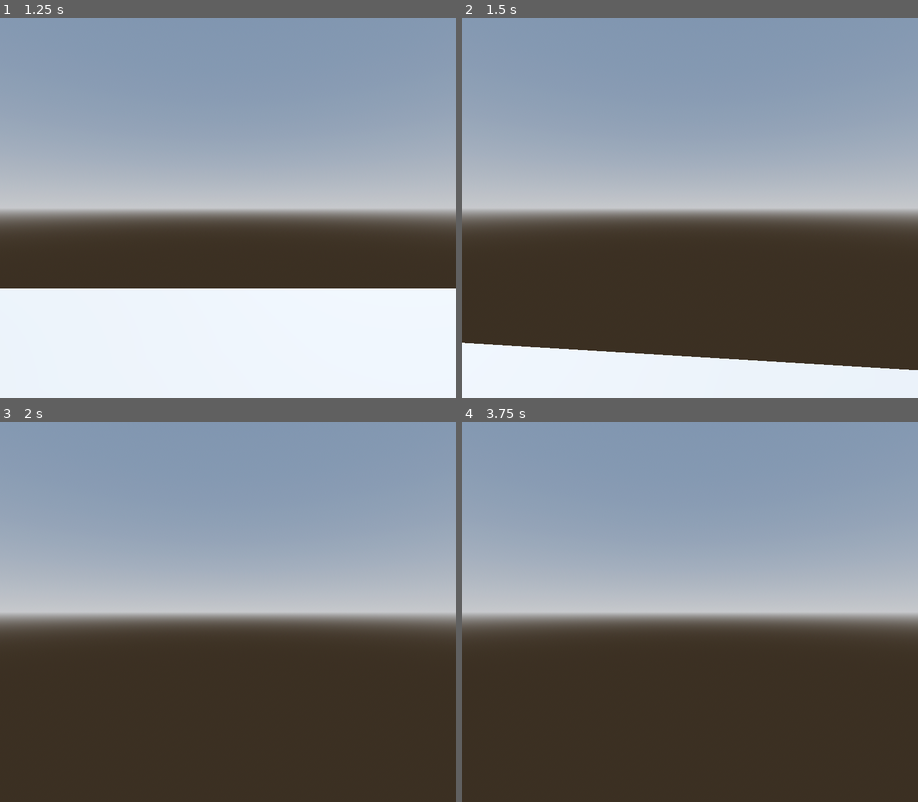
Above: before the commit, frames 1-4 (two rows, left to right).
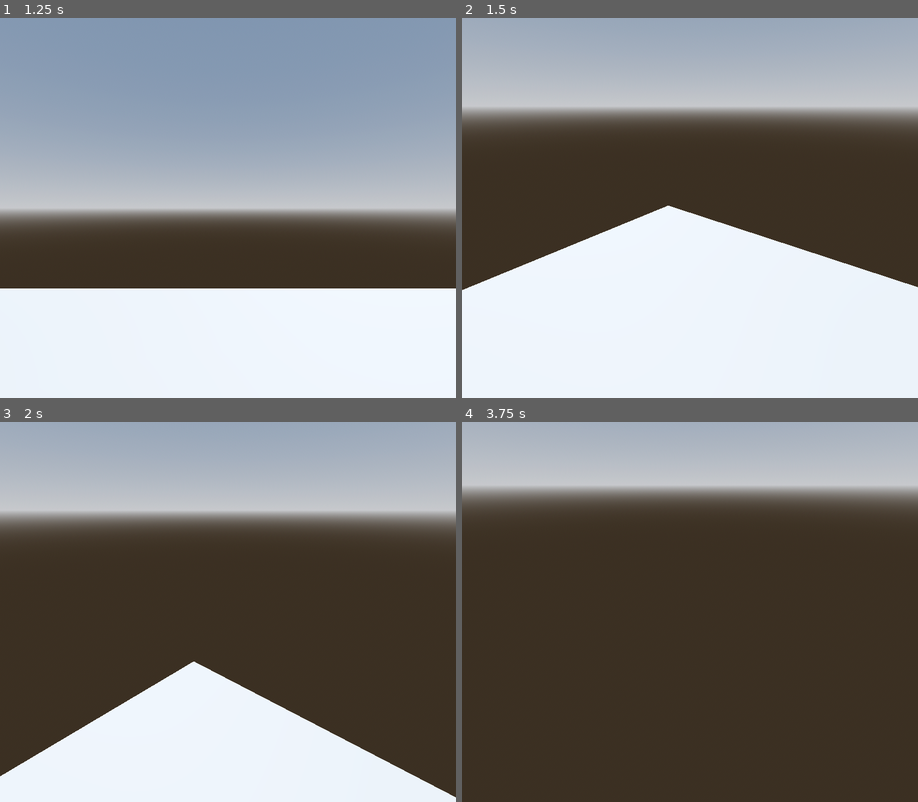
Above: after the commit, the same moments.

Repository: rgipsonhansen/Tunnel-Rat
Game: Godot game, scene res://main_screen.tscn
Same seed, same stepped clock (60 frames per second), same inputs: the game is played once before the commit and once after it.
Inputs (mouse positions are in pixels of both pictures, inside the frame that each line leads up to):
- Up to frame 1 (1.25 s): click "Play" at 0.5 s
- Up to frame 2 (1.5 s): tap Enter (ui_accept) at 1.25 s; move the mouse to (712, 208) at 1.27 s; hold W (forward) from 1.28 s (still down)
- Up to frame 3 (2 s): keep holding W (forward); tap Enter (ui_accept) at 1.52 s
- Up to frame 4 (3.75 s): keep holding W (forward); move the mouse to (667, 612) at 2.02 s; tap Enter (ui_accept) at 2.27, 2.75, 3.5 s; move the mouse to (699, 604) at 2.77 s; move the mouse to (685, 619) at 3.52 s

Frame 1 is identical in both runs. In frame 2, 81% of the frame differs, in the area x 0-100%, y 0-93%; in frame 3, 73%; in frame 4, 55%.

Commit message:
x and y axis head movement functionality

Diff:
--- a/player.gd
+++ b/player.gd
@@ -4,7 +4,7 @@
 
 const SPEED = 5.0
 const JUMP_VELOCITY = 4.5
-const MOUSE_SENS = 0.25
+const MOUSE_SENS = 0.15
 @export var turn_speed = 0.025
 # Get the gravity from the project settings to be synced with RigidBody nodes.
 var gravity = ProjectSettings.get_setting("physics/3d/default_gravity")
@@ -12,12 +12,12 @@
 func _ready():
 	Input.set_mouse_mode(Input.MOUSE_MODE_CAPTURED)
 
-#mouse movement on the y axis
+#mouse movement on the x,y axis
 func _input(event):
 	if event is InputEventMouseMotion:
 		rotate_y(deg_to_rad(-event.relative.x * MOUSE_SENS))
-		#head.rotate_x(deg_to_rad(-event.relative.y * MOUSE_SENS))
-		#head.rotation_x = clamp(head.rotation.x,deg_to_rad(-89),deg_to_rad(89))
+		head.rotate_x(deg_to_rad(-event.relative.y * MOUSE_SENS))
+		head.rotation.x = clamp(head.rotation.x,deg_to_rad(-89.0),deg_to_rad(89.0))
 
 
 func _physics_process(delta):
@@ -47,9 +47,6 @@
 		rotation.y +=  .05
 	elif Input.is_action_pressed('rotateRight'):
 		rotation.y -= .05
-	#elif InputEventMouseMotion:
-		#rotate_object_local(Vector3.UP, event.relative.x * .001)
-		#rotate_object_local(Vector3.RIGHT, event.relative.y * 0.001)
 
 
 
